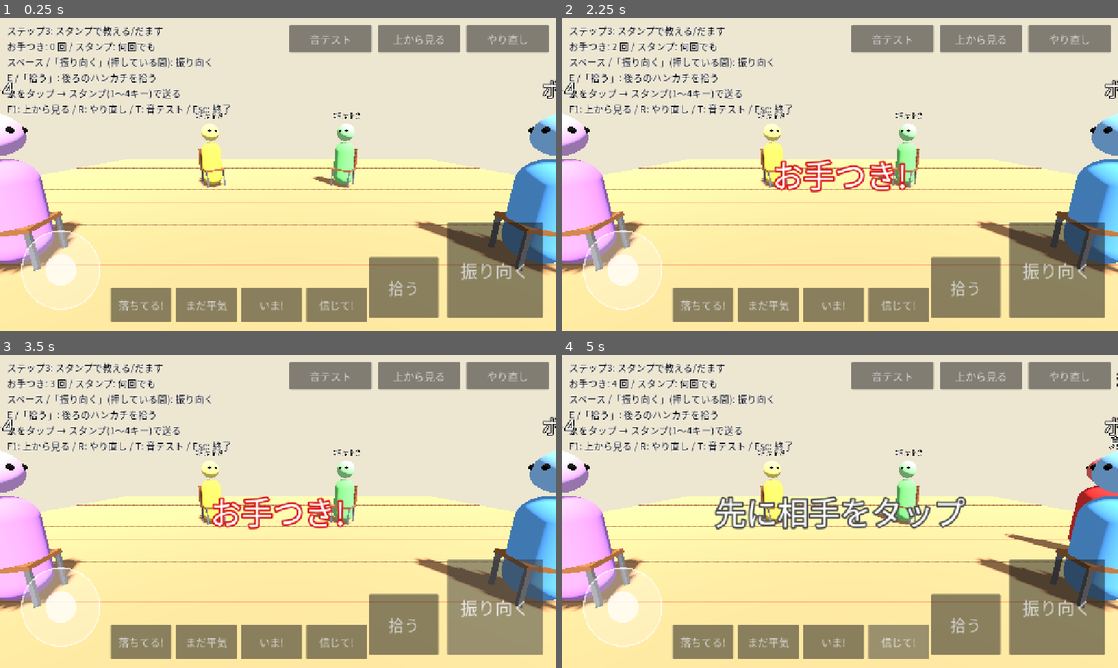
Above: before the commit, frames 1-4 (two rows, left to right).
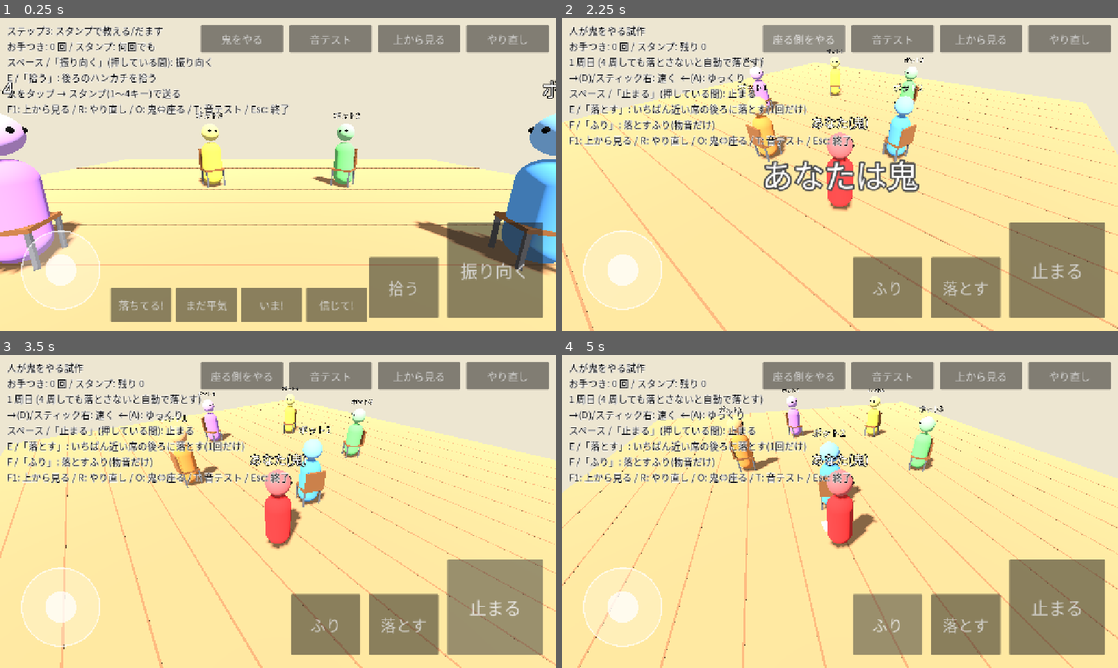
Above: after the commit, the same moments.

Repository: LisaYuumi/ushiro-micha-dame
Game: Godot game, scene res://scenes/main.tscn
Two runs of this game, one before a commit and one after it. Both use one fixed random seed, a clock stepped at 60 frames per second and the inputs below.
Inputs (mouse positions are in pixels of both pictures, inside the frame that each line leads up to):
- Up to frame 1 (0.25 s): no input
- Up to frame 2 (2.25 s): click "振り向く" at 0.5 s; click "拾う" at 1.25 s; click (806, 39) at 2 s, where only the run after the commit has a clickable "鬼をやる"
- Up to frame 3 (3.5 s): click (494, 608) at 2.75 s, where only the run after the commit has a clickable "止まる"
- Up to frame 4 (5 s): click (967, 624) at 3.5 s, where only the run after the commit has a clickable "落とす"; click (890, 624) at 4.25 s, where only the run after the commit has a clickable "ふり"

The runs differ from the first frame. In frame 1, 1.8% of the frame differs, in the area x 24-52%, y 2-31%; in frame 2, 44%; in frame 3, 43%; in frame 4, 44%, in the area x 0-100%, y 2-100%.

Commit message:
Let the player be the oni (local prototype)
- Role toggle button/O key restarts the round with you as the oni and
  bots in every seat
- Oni walks on its own; stick right/left walks faster/slower, 止まる stops,
  落とす drops behind the nearest seat (once), ふり plays the drop sound only
- Auto-drop at the next seat after 4 laps without dropping
- Seated bots are sometimes fooled by a feint and look back
- When chased, the oni auto-runs and steers inward/outward like the chaser
- Results are worded from the oni's side

Co-Authored-By: Claude Opus 5.5 <noreply@anthropic.com>
Claude-Session: https://claude.ai/code/session_018gGhz8RHTqLMKymXrJnaB4

Diff:
--- a/scripts/bot/bot_brain.gd
+++ b/scripts/bot/bot_brain.gd
@@ -35,8 +35,16 @@
 				_update_chaser(state, a)
 
 
-## GameState からのお知らせを見て反応する(届いたスタンプを信じるかどうか)
+## GameState からのお知らせを見て反応する(届いたスタンプ・鬼の「ふり」の物音)
 func on_event(state: GameState, e: Dictionary) -> void:
+	if e.get("type") == "rustle" and e.get("feint", false):
+		# 人の鬼が「ふり」をした: その席のボットがときどきだまされて振り向く
+		var fooled := state.get_actor_at_seat(e["seat"])
+		if fooled and fooled.is_bot and fooled.role == GameState.Role.SEATED \
+				and rng.randf() < GameConfig.BOT_FEINT_FOOL_CHANCE:
+			state.pick_up(fooled.id)
+			_look_left[fooled.id] = GameConfig.BOT_LOOK_TIME
+		return
 	if e.get("type") != "stamp":
 		return
 	var me := state.get_actor(e["target"])
--- a/scripts/core/game_config.gd
+++ b/scripts/core/game_config.gd
@@ -95,3 +95,14 @@
 const BOT_STAMP_RECENT_PASS := 6.0
 ## ボットが振り向いてから前を向くまで(秒)
 const BOT_LOOK_TIME := 0.8
+
+# --- 人が鬼をやるとき ---
+## 歩く速さの範囲(メートル/秒)。スティック左でゆっくり、右で速く。何もしなければ ONI_WALK_SPEED
+const ONI_WALK_SPEED_MIN := 0.4
+const ONI_WALK_SPEED_MAX := 1.6
+## 「落とす」「ふり」が効く範囲: 席の真後ろからこの距離(メートル、輪にそって)以内
+const ONI_DROP_REACH := 1.4
+## この周数を歩いても落とさなければ、次の席の後ろで自動的に落とす
+const ONI_MAX_LAPS_BEFORE_DROP := 4
+## 鬼の「ふり」の物音で、その席のボットがだまされて振り向く確率(0〜1)
+const BOT_FEINT_FOOL_CHANCE := 0.3
--- a/scripts/core/game_state.gd
+++ b/scripts/core/game_state.gd
@@ -50,6 +50,14 @@
 var local_player_id: int = 0
 ## 鬼の id
 var oni_id: int = -1
+## 鬼を人(この画面のプレイヤー)が操作しているか
+var oni_is_player: bool = false
+## 人が鬼のとき: 立ち止まっているか(「止まる」を押している間)
+var oni_holding_stop: bool = false
+## 鬼が歩きはじめた角度(何周したかを数える)
+var oni_start_angle: float = 0.0
+## 鬼の、輪の中心からの距離(人が鬼で追いかけっこ中は、内側/外側に曲がれる)
+var oni_radius: float = GameConfig.ONI_WALK_RADIUS
 
 var phase: int = Phase.WALKING
 ## 鬼が輪の上のどこにいるか(角度・ラジアン。増え続ける=何周したかもわかる)
@@ -89,7 +97,10 @@
 
 
 ## ラウンドを最初から始める。seed を指定すると毎回同じ展開になる(テスト用)。
-func start_round(seed_value: int = -1) -> void:
+## player_is_oni = true なら、この画面のプレイヤーが鬼になり、席にはボットが座る。
+func start_round(seed_value: int = -1, player_is_oni: bool = false) -> void:
+	oni_is_player = player_is_oni
+	local_player_id = GameConfig.SEAT_COUNT if player_is_oni else 0
 	if seed_value >= 0:
 		rng.seed = seed_value
 	else:
@@ -119,7 +130,10 @@
 		var actor := Actor.new()
 		actor.id = i
 		actor.is_bot = i != local_player_id
-		actor.display_name = "あなた" if i == local_player_id else "ボット%d" % i
+		if player_is_oni:
+			actor.display_name = "ボット%d" % (i + 1)
+		else:
+			actor.display_name = "あなた" if i == local_player_id else "ボット%d" % i
 		actor.color = palette[i % palette.size()]
 		actor.stamps_left = GameConfig.STAMPS_PER_ROUND
 		_sit(actor, i)
@@ -127,8 +141,8 @@
 
 	var oni := Actor.new()
 	oni.id = actors.size()
-	oni.is_bot = true
-	oni.display_name = "鬼"
+	oni.is_bot = not player_is_oni
+	oni.display_name = "あなた(鬼)" if player_is_oni else "鬼"
 	oni.role = Role.ONI
 	oni.color = Color(0.85, 0.2, 0.2)
 	actors.append(oni)
@@ -136,6 +150,9 @@
 
 	# 鬼は席と席の間から歩きはじめる
 	oni_angle = seat_angle(0) + TAU / (GameConfig.SEAT_COUNT * 2)
+	oni_start_angle = oni_angle
+	oni_radius = GameConfig.ONI_WALK_RADIUS
+	oni_holding_stop = false
 	_place_on_walk_ring(oni, oni_angle)
 
 	phase = Phase.WALKING
@@ -151,7 +168,12 @@
 	active_stamps = {}
 	var step := TAU / GameConfig.SEAT_COUNT
 	next_seat_crossing = ceilf(oni_angle / step) * step
-	_plan_drop()
+	if player_is_oni:
+		# 人が鬼のときは、いつ誰に落とすかは本人が決める
+		drop_target_seat = -1
+		drop_angle = INF
+	else:
+		_plan_drop()
 
 
 ## 時間を delta 秒すすめる。
@@ -172,7 +194,13 @@
 		return
 
 	var oni := get_actor(oni_id)
-	oni_angle += GameConfig.ONI_WALK_SPEED / GameConfig.ONI_WALK_RADIUS * delta
+	oni_angle += _oni_walk_speed(oni) / GameConfig.ONI_WALK_RADIUS * delta
+	if oni_is_player and phase == Phase.WALKING and drop_angle == INF \
+			and oni_angle - oni_start_angle >= GameConfig.ONI_MAX_LAPS_BEFORE_DROP * TAU:
+		# 何周しても落とさない: 次の席の後ろで自動的に落とす
+		drop_angle = next_seat_crossing
+		drop_target_seat = _seat_at_angle(next_seat_crossing)
+		events.append({"type": "auto_drop", "seat": drop_target_seat})
 	if oni_angle >= next_seat_crossing:
 		# ちょうど席の真後ろで止まれるように位置をそろえる
 		oni_angle = next_seat_crossing
@@ -269,6 +297,65 @@
 		return
 	dir.y = 0.0
 	a.move_dir = dir.limit_length(1.0)
+
+
+# --- 人が鬼のときの命令 ---
+
+## 「止まる」を押している/離した
+func set_oni_stop(actor_id: int, value: bool) -> void:
+	if _is_player_oni(actor_id):
+		oni_holding_stop = value
+
+
+## いちばん近い席の後ろにハンカチを落とす。席の後ろから離れすぎていたら落とせない。
+func oni_drop(actor_id: int) -> bool:
+	if not _is_player_oni(actor_id) or phase != Phase.WALKING:
+		return false
+	var crossing := _nearest_seat_crossing()
+	if absf(oni_angle - crossing) * GameConfig.ONI_WALK_RADIUS > GameConfig.ONI_DROP_REACH:
+		events.append({"type": "drop_failed", "actor": actor_id})
+		return false
+	drop_angle = crossing
+	drop_target_seat = _seat_at_angle(crossing)
+	_drop()
+	return true
+
+
+## 落とすふり: いちばん近い席の後ろで、本物と同じ物音だけを出す
+func oni_feint(actor_id: int) -> void:
+	if not _is_player_oni(actor_id) or (phase != Phase.WALKING and phase != Phase.DROPPED):
+		return
+	var crossing := _nearest_seat_crossing()
+	events.append({
+		"type": "rustle",
+		"seat": _seat_at_angle(crossing),
+		"pos": _ring_point(crossing, GameConfig.DROP_RADIUS),
+		"feint": true,
+	})
+
+
+func _is_player_oni(actor_id: int) -> bool:
+	return oni_is_player and actor_id == oni_id
+
+
+## 鬼にいちばん近い「席の真後ろ」の角度
+func _nearest_seat_crossing() -> float:
+	var step := TAU / GameConfig.SEAT_COUNT
+	return roundf(oni_angle / step) * step
+
+
+## 鬼が歩く速さ。ボットの鬼はいつも同じ。人の鬼はスティックで変えられ、止まることもできる
+func _oni_walk_speed(oni: Actor) -> float:
+	if not oni_is_player:
+		return GameConfig.ONI_WALK_SPEED
+	if oni_holding_stop:
+		return 0.0
+	var ang := oni_angle
+	var forward := Vector3(cos(ang), 0.0, -sin(ang))
+	var f := clampf(oni.move_dir.dot(forward), -1.0, 1.0)
+	if f >= 0.0:
+		return lerpf(GameConfig.ONI_WALK_SPEED, GameConfig.ONI_WALK_SPEED_MAX, f)
+	return lerpf(GameConfig.ONI_WALK_SPEED, GameConfig.ONI_WALK_SPEED_MIN, -f)
 
 
 ## この人の後ろにハンカチが落ちているか
@@ -334,6 +421,8 @@
 		"vacant_seat": vacant_seat,
 		"result": result,
 		"stamps": active_stamps,
+		"oni_is_player": oni_is_player,
+		"oni_radius": oni_radius,
 	}
 
 
@@ -361,6 +450,9 @@
 	if phase == Phase.WALKING and absf(oni_angle - drop_angle) < 0.001:
 		oni_pause_left = GameConfig.ONI_PAUSE_TIME
 		_drop()
+	elif oni_is_player:
+		# 人が鬼のときは、立ち止まるのも物音も本人が決める
+		return
 	elif rng.randf() < GameConfig.DECOY_STOP_CHANCE:
 		oni_pause_left = GameConfig.ONI_PAUSE_TIME
 		if rng.randf() < GameConfig.DECOY_SOUND_CHANCE:
@@ -394,8 +486,7 @@
 		oni.position = oni.position.move_toward(seat_pos, GameConfig.ONI_RUN_SPEED * delta)
 		sat = oni.position.distance_to(seat_pos) < 0.01
 	else:
-		oni_angle = minf(oni_angle + GameConfig.ONI_RUN_SPEED / GameConfig.ONI_WALK_RADIUS * delta, oni_seat_angle)
-		_place_on_walk_ring(oni, oni_angle)
+		_move_oni_running(oni, delta)
 		oni_entering = oni_angle >= oni_seat_angle
 
 	if _flat_distance(chaser.position, oni.position) <= GameConfig.TOUCH_DISTANCE:
@@ -403,6 +494,25 @@
 	elif sat:
 		_sit(oni, vacant_seat)
 		_finish(oni_id, chaser_id, "sat")
+
+
+## 追いかけっこ中の鬼: 空いた席に向かって自動で走る。
+## 人の鬼は、追いかける人と同じく内側/外側に曲がれる。ボットの鬼は輪の上をそのまま走る。
+func _move_oni_running(oni: Actor, delta: float) -> void:
+	var forward := Vector3(cos(oni_angle), 0.0, -sin(oni_angle))
+	var outward := Vector3(sin(oni_angle), 0.0, cos(oni_angle))
+	var steer := 0.0
+	if oni_is_player:
+		steer = clampf(oni.move_dir.dot(outward), -1.0, 1.0) * GameConfig.CHASER_STEER
+	var dir := (forward + outward * steer).normalized()
+	var step := GameConfig.ONI_RUN_SPEED * delta
+	var new_r := clampf(oni_radius + dir.dot(outward) * step, GameConfig.CHASER_MIN_RADIUS, GameConfig.CHASER_MAX_RADIUS)
+	var dr := new_r - oni_radius
+	var forward_step := sqrt(maxf(step * step - dr * dr, 0.0))
+	oni_angle = minf(oni_angle + forward_step / ((oni_radius + new_r) / 2.0), oni_seat_angle)
+	oni_radius = new_r
+	oni.position = _ring_point(oni_angle, oni_radius)
+	oni.yaw = atan2(-dir.x, -dir.z)
 
 
 ## 追いかける人を動かす。鬼と同じ向きに自動で走り続け、内側/外側にだけ曲がれる。
--- a/scripts/input/input_setup.gd
+++ b/scripts/input/input_setup.gd
@@ -12,6 +12,10 @@
 	"debug_top_camera": [KEY_F1],
 	"restart": [KEY_R],
 	"sound_test": [KEY_T],
+	"toggle_role": [KEY_O],
+	"oni_stop": [KEY_SPACE],
+	"oni_drop": [KEY_E],
+	"oni_feint": [KEY_F],
 	"stamp_0": [KEY_1],
 	"stamp_1": [KEY_2],
 	"stamp_2": [KEY_3],
--- a/scripts/input/player_input.gd
+++ b/scripts/input/player_input.gd
@@ -7,9 +7,17 @@
 ## cam_basis: 今のカメラの向き。走る向きを「画面の上下左右」に合わせるために使う
 static func apply(state: GameState, cam_basis: Basis) -> void:
 	var id := state.local_player_id
-	state.set_looking_back(id, Input.is_action_pressed("look_back"))
-	if Input.is_action_just_pressed("pick_up"):
-		state.pick_up(id)
+	if state.oni_is_player:
+		# 鬼のとき: 止まる・落とす・ふり
+		state.set_oni_stop(id, Input.is_action_pressed("oni_stop"))
+		if Input.is_action_just_pressed("oni_drop"):
+			state.oni_drop(id)
+		if Input.is_action_just_pressed("oni_feint"):
+			state.oni_feint(id)
+	else:
+		state.set_looking_back(id, Input.is_action_pressed("look_back"))
+		if Input.is_action_just_pressed("pick_up"):
+			state.pick_up(id)
 
 	var v := Input.get_vector("move_left", "move_right", "move_up", "move_down")
 	var right := cam_basis.x
--- a/scripts/input/touch_controls.gd
+++ b/scripts/input/touch_controls.gd
@@ -5,6 +5,10 @@
 
 ## ボタンと操作の組 [{"button": Button, "action": String}]
 var _buttons := []
+## 座っているときだけ出すボタン / 鬼のときだけ出すボタン
+var _seated_buttons: Array[Button] = []
+var _oni_buttons: Array[Button] = []
+var _role_button: Button
 ## 押している指の番号 -> 操作
 var _touch_action := {}
 
@@ -12,12 +16,16 @@
 func _ready() -> void:
 	layer = 2
 	# 右下: 振り向く(押している間)
-	_add_button("振り向く", "look_back", Vector2(1, 1), Rect2(-250, -250, 220, 220), 40)
-	_add_button("拾う", "pick_up", Vector2(1, 1), Rect2(-430, -170, 160, 140), 36)
+	_seated_buttons.append(_add_button("振り向く", "look_back", Vector2(1, 1), Rect2(-250, -250, 220, 220), 40))
+	_seated_buttons.append(_add_button("拾う", "pick_up", Vector2(1, 1), Rect2(-430, -170, 160, 140), 36))
+	# 鬼のとき: 同じ場所に「止まる」(押している間)「落とす」、その左に「ふり」
+	_oni_buttons.append(_add_button("止まる", "oni_stop", Vector2(1, 1), Rect2(-250, -250, 220, 220), 40))
+	_oni_buttons.append(_add_button("落とす", "oni_drop", Vector2(1, 1), Rect2(-430, -170, 160, 140), 36))
+	_oni_buttons.append(_add_button("ふり", "oni_feint", Vector2(1, 1), Rect2(-610, -170, 160, 140), 36))
 	# 下のまん中: スタンプ(先に相手をタップして選ぶ)
 	for i in Stamps.ALL.size():
 		var kind: String = Stamps.ALL[i]
-		_add_button(Stamps.LABELS[kind], "stamp_%d" % i, Vector2(0.5, 1), Rect2(-385 + i * 150, -100, 140, 80), 24)
+		_seated_buttons.append(_add_button(Stamps.LABELS[kind], "stamp_%d" % i, Vector2(0.5, 1), Rect2(-385 + i * 150, -100, 140, 80), 24))
 	# 左下: 走るためのスティック
 	var stick := VirtualStick.new()
 	add_child(stick)
@@ -33,6 +41,23 @@
 	_add_button("上から見る", "debug_top_camera", Vector2(1, 0), Rect2(-410, 16, 190, 64), 24)
 	_add_button("やり直し", "restart", Vector2(1, 0), Rect2(-206, 16, 190, 64), 24)
 	_add_button("音テスト", "sound_test", Vector2(1, 0), Rect2(-614, 16, 190, 64), 24)
+	_role_button = _add_button("鬼をやる", "toggle_role", Vector2(1, 0), Rect2(-818, 16, 190, 64), 24)
+	set_oni_mode(false)
+
+
+## 鬼のときと座っているときで、出すボタンを切りかえる
+func set_oni_mode(is_oni: bool) -> void:
+	for b in _seated_buttons:
+		b.visible = not is_oni
+	for b in _oni_buttons:
+		b.visible = is_oni
+	_role_button.text = "座る側をやる" if is_oni else "鬼をやる"
+	# 切りかえで押しっぱなしになった指を離しておく
+	for index in _touch_action.keys():
+		var entry: Dictionary = _touch_action[index]
+		_send(entry["action"], false)
+		(entry["button"] as Button).modulate = Color(1, 1, 1, 0.85)
+	_touch_action.clear()
 
 
 func _add_button(text: String, action: String, anchor: Vector2, rect: Rect2, font_size: int) -> Button:
--- a/scripts/main.gd
+++ b/scripts/main.gd
@@ -11,9 +11,12 @@
 var _stamp_target := -1
 ## Web版で、最初のタップを待っている間は true(ゲームを止めておく)
 var _waiting_start := false
+## この画面のプレイヤーが鬼をやるか
+var _player_is_oni := false
 
 @onready var view: WorldView = $WorldView
 @onready var hud: Hud = $Hud
+@onready var touch: TouchControls = $TouchControls
 
 
 func _ready() -> void:
@@ -34,8 +37,9 @@
 
 
 func _start_round() -> void:
-	state.start_round()
+	state.start_round(-1, _player_is_oni)
 	bots.reset()
+	touch.set_oni_mode(_player_is_oni)
 	_last_sound = ""
 	_stamp_target = -1
 	hud.show_stamp("", Color.WHITE)
@@ -58,6 +62,9 @@
 	if state.get_actor(_stamp_target) == null or state.get_actor(_stamp_target).role != GameState.Role.SEATED:
 		_stamp_target = -1
 	view.set_stamp_target(state, _stamp_target)
+	if state.oni_is_player:
+		# 何周目かの表示を更新する
+		_update_help()
 
 
 func _process(delta: float) -> void:
@@ -70,6 +77,10 @@
 		_update_help()
 	elif event.is_action_pressed("restart"):
 		_start_round()
+	elif event.is_action_pressed("toggle_role"):
+		_player_is_oni = not _player_is_oni
+		_start_round()
+		hud.show_message("あなたは鬼" if _player_is_oni else "あなたは座る側", Color(0.3, 0.3, 0.3), 1.2)
 	elif event.is_action_pressed("sound_test"):
 		view.play_test_beep()
 	elif event.is_action_pressed("quit"):
@@ -124,6 +135,12 @@
 			_last_sound = "本物"
 		"rustle":
 			_last_sound = "ニセ"
+		"drop_failed":
+			if e["actor"] == me:
+				hud.show_message("席の後ろで押してね", Color(0.3, 0.3, 0.3), 1.0)
+		"auto_drop":
+			if state.oni_is_player:
+				hud.show_message("4周したので\n次の席で自動で落とす", Color(0.3, 0.3, 0.3), 1.5)
 		"otetsuki":
 			if e["actor"] == me:
 				hud.show_message("お手つき!", Color(0.85, 0.1, 0.1), GameConfig.MESSAGE_TIME)
@@ -133,6 +150,8 @@
 		"picked_up":
 			if e["actor"] == me:
 				hud.show_message("追いかけろ!", Color(0.1, 0.5, 0.9), GameConfig.MESSAGE_TIME)
+			elif state.oni_is_player:
+				hud.show_message("気づかれた! 逃げろ!", Color(0.85, 0.1, 0.1), GameConfig.MESSAGE_TIME)
 			else:
 				hud.show_message("%s が追いかけた!" % _name(e["actor"]), Color(0.3, 0.3, 0.3), GameConfig.MESSAGE_TIME)
 		"result":
@@ -148,18 +167,27 @@
 			if r["winner"] == me:
 				text = "勝ち!\n鬼をタッチした"
 				color = Color(0.9, 0.6, 0.1)
+			elif r["loser"] == me:
+				text = "負け…\n%s にタッチされた" % _name(r["winner"])
+				color = Color(0.2, 0.3, 0.8)
 			else:
 				text = "%s の勝ち\n(鬼をタッチ)" % _name(r["winner"])
 		"sat":
 			if r["loser"] == me:
 				text = "負け…\n鬼に座られた"
 				color = Color(0.2, 0.3, 0.8)
+			elif r["winner"] == me:
+				text = "勝ち!\n空いた席に座れた"
+				color = Color(0.9, 0.6, 0.1)
 			else:
 				text = "鬼の勝ち\n(%s の席に座った)" % _name(r["loser"])
 		"missed":
 			if r["loser"] == me:
 				text = "負け…\n一周しても気づかなかった"
 				color = Color(0.2, 0.3, 0.8)
+			elif r["winner"] == me:
+				text = "勝ち!\n%s は気づかなかった" % _name(r["loser"])
+				color = Color(0.9, 0.6, 0.1)
 			else:
 				text = "鬼の勝ち\n(%s が気づかなかった)" % _name(r["loser"])
 	hud.show_message(text + "\n「やり直し」(R)で次のラウンド", color, 0.0)
@@ -171,7 +199,7 @@
 
 
 func _update_help() -> void:
-	var lines := PackedStringArray(["ステップ3: スタンプで教える/だます"])
+	var lines := PackedStringArray(["人が鬼をやる試作" if state.oni_is_player else "ステップ3: スタンプで教える/だます"])
 	var me := state.get_local_player()
 	var left := "何回でも" if me.stamps_left < 0 else "残り %d" % me.stamps_left
 	lines.append("お手つき: %d 回 / スタンプ: %s" % [me.otetsuki_count, left])
@@ -180,18 +208,29 @@
 	if view.is_top_camera():
 		lines.append("今のカメラ: 上から見る(確認用)")
 		# 確認用カメラのときだけ答えを出す
-		var who: String = _name(state.get_actor_at_seat(state.drop_target_seat).id) if state.vacant_seat < 0 else _name(state.chaser_id)
+		var who := "?"
+		if state.vacant_seat >= 0:
+			who = _name(state.chaser_id)
+		elif state.drop_target_seat >= 0:
+			who = _name(state.get_actor_at_seat(state.drop_target_seat).id)
 		if state.handkerchief_on_floor or state.chaser_id >= 0:
 			lines.append("【確認用】%s の後ろに落とした" % who)
-		else:
+		elif not state.oni_is_player:
 			lines.append("【確認用】%s の後ろに落とす予定" % who)
 		if _last_sound != "":
 			lines.append("【確認用】さっきの物音: %s" % _last_sound)
-	if me.role == GameState.Role.CHASER:
+	if me.role == GameState.Role.CHASER or (me.role == GameState.Role.ONI and state.phase == GameState.Phase.CHASE):
 		lines.append("自動で走る! ↑(W)/スティック上: 内側へ(近道)  ↓(S): 外側へ")
+	elif me.role == GameState.Role.ONI:
+		var laps := int((state.oni_angle - state.oni_start_angle) / TAU) + 1
+		lines.append("%d 周目 (%d 周しても落とさないと自動で落とす)" % [laps, GameConfig.ONI_MAX_LAPS_BEFORE_DROP])
+		lines.append("→(D)/スティック右: 速く  ←(A): ゆっくり")
+		lines.append("スペース /「止まる」(押している間): 止まる")
+		lines.append("E /「落とす」: いちばん近い席の後ろに落とす(1回だけ)")
+		lines.append("F /「ふり」: 落とすふり(物音だけ)")
 	else:
 		lines.append("スペース /「振り向く」(押している間): 振り向く")
 		lines.append("E /「拾う」: 後ろのハンカチを拾う")
 		lines.append("人をタップ → スタンプ(1〜4キー)で送る")
-	lines.append("F1: 上から見る / R: やり直し / T: 音テスト / Esc: 終了")
+	lines.append("F1: 上から見る / R: やり直し / O: 鬼⇔座る / T: 音テスト / Esc: 終了")
 	hud.set_help("\n".join(lines))
--- a/scripts/view/world_view.gd
+++ b/scripts/view/world_view.gd
@@ -374,11 +374,11 @@
 		return
 	# 座っているときは自分の体を映さない。立ち上がって追いかけるときは映す
 	var self_bit := 1 << (SELF_LAYER - 1)
-	if me.role == GameState.Role.CHASER:
+	if me.role != GameState.Role.SEATED:
 		_seat_cam.cull_mask = 0xFFFFF
 	else:
 		_seat_cam.cull_mask = 0xFFFFF & ~self_bit
-	if me.role == GameState.Role.CHASER:
+	if me.role != GameState.Role.SEATED:
 		var out := Vector3(me.position.x, 0.0, me.position.z).normalized()
 		var want := me.position + out * GameConfig.CHASE_CAM_DISTANCE + Vector3(0, GameConfig.CHASE_CAM_HEIGHT, 0)
 		# 立ち上がった直後は一気に、そのあとはなめらかに追う
--- a/tests/smoke_test.gd
+++ b/tests/smoke_test.gd
@@ -30,6 +30,11 @@
 	_test_stamp_rules()
 	_test_stamp_truthfulness()
 	_test_bots_send_and_trust_stamps()
+	_test_player_oni_setup()
+	_test_player_oni_walk_speed_and_stop()
+	_test_player_oni_drop_and_feint()
+	_test_player_oni_auto_drop_after_laps()
+	_test_player_oni_rounds_finish()
 
 	_main = load("res://scenes/main.tscn").instantiate()
 	root.add_child(_main)
@@ -366,6 +371,140 @@
 	print("bot stamps sent: %d, otetsuki: %d" % [sent, otetsuki_after_stamp])
 
 
+func _test_player_oni_setup() -> void:
+	var s := GameState.new()
+	s.start_round(51, true)
+	_check(s.oni_is_player and s.local_player_id == s.oni_id, "鬼をやるとき、自分が鬼")
+	_check(not s.get_actor(s.oni_id).is_bot, "鬼はボットではない")
+	var seated_bots := 0
+	for a in s.actors:
+		if a.role == GameState.Role.SEATED and a.is_bot:
+			seated_bots += 1
+	_check(seated_bots == GameConfig.SEAT_COUNT, "席には全部ボットが座る")
+	_check(s.drop_target_seat == -1, "誰に落とすかは決まっていない")
+	s.start_round(51, false)
+	_check(not s.oni_is_player and s.local_player_id == 0, "座る側に戻せる")
+
+
+func _test_player_oni_walk_speed_and_stop() -> void:
+	var s := GameState.new()
+	s.start_round(53, true)
+	var oni := s.get_actor(s.oni_id)
+	var a0 := s.oni_angle
+	for i in 60:
+		s.tick(STEP)
+	var normal := s.oni_angle - a0
+	_check(absf(normal * GameConfig.ONI_WALK_RADIUS - GameConfig.ONI_WALK_SPEED) < 0.05, "何もしなければふつうの速さで歩く")
+
+	var fwd := Vector3(cos(s.oni_angle), 0, -sin(s.oni_angle))
+	a0 = s.oni_angle
+	for i in 60:
+		s.set_move(oni.id, Vector3(cos(s.oni_angle), 0, -sin(s.oni_angle)))
+		s.tick(STEP)
+	_check((s.oni_angle - a0) > normal * 1.3, "スティック右で速く歩く")
+
+	a0 = s.oni_angle
+	for i in 60:
+		s.set_move(oni.id, -Vector3(cos(s.oni_angle), 0, -sin(s.oni_angle)))
+		s.tick(STEP)
+	_check((s.oni_angle - a0) < normal * 0.7 and (s.oni_angle - a0) > 0.0, "スティック左でゆっくり歩く(止まりはしない)")
+
+	s.set_move(oni.id, Vector3.ZERO)
+	s.set_oni_stop(oni.id, true)
+	a0 = s.oni_angle
+	for i in 60:
+		s.tick(STEP)
+	_check(absf(s.oni_angle - a0) < 0.0001, "「止まる」を押している間は止まる")
+	s.set_oni_stop(oni.id, false)
+	s.tick(STEP)
+	_check(s.oni_angle > a0, "離すとまた歩く")
+	_check(fwd != Vector3.ZERO, "(確認用)")
+
+
+func _test_player_oni_drop_and_feint() -> void:
+	var s := GameState.new()
+	s.start_round(55, true)
+	var oni := s.get_actor(s.oni_id)
+	# 歩きはじめは席と席のまん中なので、落とせない
+	_check(not s.oni_drop(oni.id), "席の後ろから離れていると落とせない")
+	_check(_has(s.take_events(), "drop_failed"), "落とせなかったお知らせが出る")
+	# ふりはどこでもできて、いちばん近い席の後ろで鳴る
+	s.oni_feint(oni.id)
+	var ev := s.take_events()
+	_check(_has(ev, "rustle"), "ふりで物音が出る")
+	_check(s.phase == GameState.Phase.WALKING, "ふりでは落ちない")
+	# 次の席の後ろまで歩いて落とす
+	var target_angle := s.next_seat_crossing
+	while s.oni_angle < target_angle - 0.01:
+		s.tick(STEP)
+	_check(s.oni_drop(oni.id), "席の後ろなら落とせる")
+	_check(s.phase == GameState.Phase.DROPPED and s.handkerchief_on_floor, "落とすと床にハンカチ")
+	_check(s.drop_target_seat == posmod(roundi(target_angle / TAU * GameConfig.SEAT_COUNT), GameConfig.SEAT_COUNT), "いちばん近い席の後ろに落ちる")
+	_check(not s.oni_drop(oni.id), "2回は落とせない")
+	# 座っている人は鬼の命令を使えない
+	var s2 := GameState.new()
+	s2.start_round(55, false)
+	_check(not s2.oni_drop(0), "座る側は落とせない")
+
+	# ボットが「ふり」にだまされることがある
+	var fooled := 0
+	for seed_value in 40:
+		var s3 := GameState.new()
+		s3.start_round(seed_value, true)
+		var b := BotBrain.new()
+		b.reset(seed_value)
+		s3.oni_feint(s3.oni_id)
+		for e in s3.take_events():
+			b.on_event(s3, e)
+		for e in s3.take_events():
+			if e["type"] == "otetsuki":
+				fooled += 1
+	_check(fooled > 0 and fooled < 40, "ボットは「ふり」にときどきだまされる")
+
+
+func _test_player_oni_auto_drop_after_laps() -> void:
+	var s := GameState.new()
+	s.start_round(57, true)
+	var e := _run_until(s, "dropped", 400.0)
+	_check(not e.is_empty(), "落とさなくても、いつかは自動で落ちる")
+	var laps := (s.oni_angle - s.oni_start_angle) / TAU
+	_check(laps >= GameConfig.ONI_MAX_LAPS_BEFORE_DROP and laps < GameConfig.ONI_MAX_LAPS_BEFORE_DROP + 0.5,
+			"自動で落ちるのは %d 周したあと" % GameConfig.ONI_MAX_LAPS_BEFORE_DROP)
+
+
+func _test_player_oni_rounds_finish() -> void:
+	var reasons := {}
+	for seed_value in 30:
+		var s := GameState.new()
+		s.start_round(seed_value, true)
+		var b := BotBrain.new()
+		b.reset(seed_value)
+		var oni := s.get_actor(s.oni_id)
+		var dropped := false
+		var e := {}
+		for i in int(300.0 / STEP):
+			# 人の鬼のまね: 2つ目の席の後ろで落とし、追いかけられたら内側を走る
+			if not dropped and s.oni_angle >= s.oni_start_angle + TAU * 2.0 / GameConfig.SEAT_COUNT:
+				dropped = s.oni_drop(oni.id)
+			if s.phase == GameState.Phase.CHASE:
+				s.set_move(oni.id, -Vector3(oni.position.x, 0, oni.position.z).normalized())
+			b.update(s, STEP)
+			s.tick(STEP)
+			for ev in s.take_events():
+				b.on_event(s, ev)
+				if ev["type"] == "result":
+					e = ev
+			if not e.is_empty():
+				break
+		_check(not e.is_empty(), "seed %d: 人が鬼でもラウンドは必ず終わる" % seed_value)
+		if not e.is_empty():
+			reasons[e["reason"]] = true
+			if e["reason"] == "sat":
+				_check(oni.seat_index == s.vacant_seat, "座れたら鬼は空いた席にいる")
+	print("player oni results: ", reasons.keys())
+	_check(reasons.size() >= 2, "人が鬼のときも、勝ったり負けたりする")
+
+
 # --- 道具 ---
 
 func _dropped_state(seed_value: int) -> GameState:
